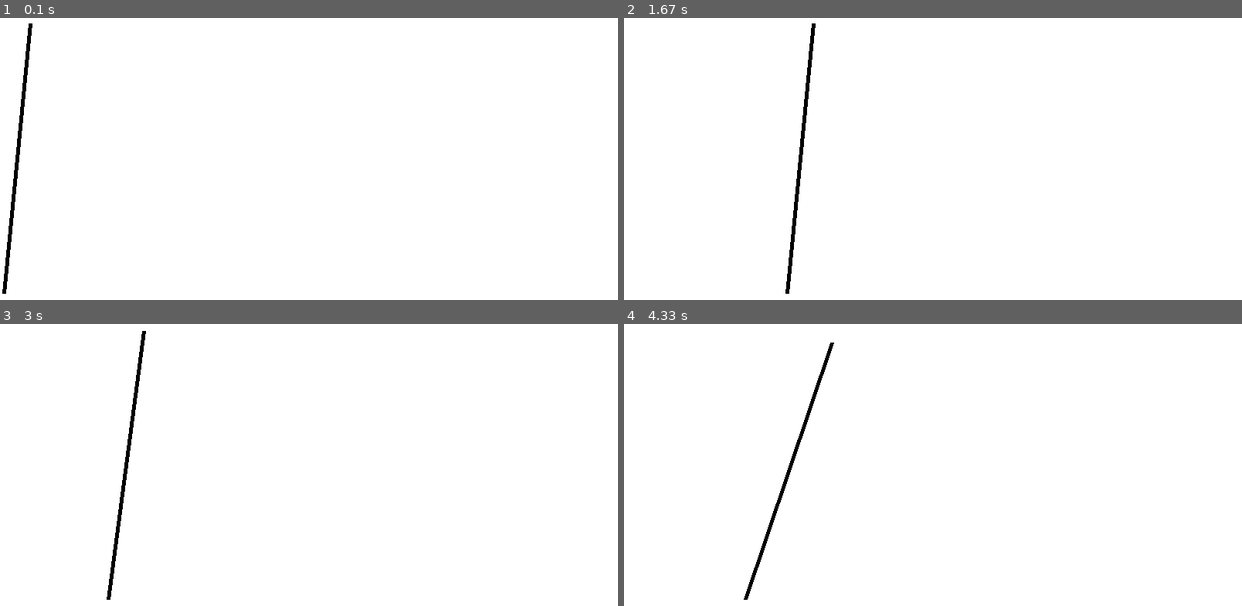
Above: before the commit, frames 1-4 (two rows, left to right).
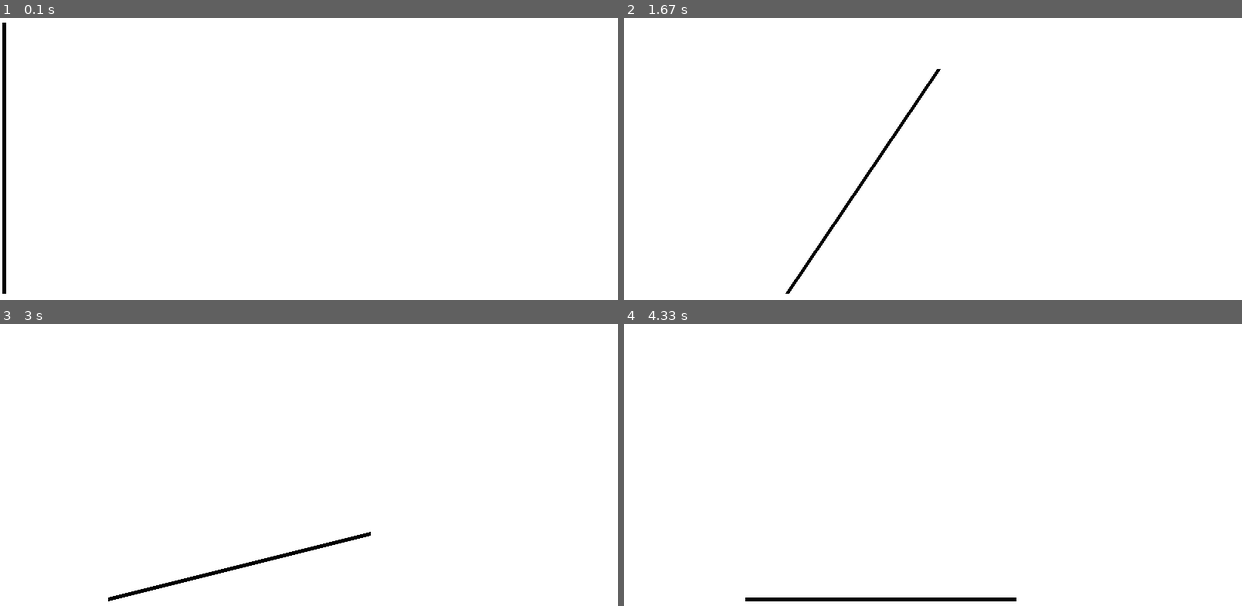
Above: after the commit, the same moments.

Repository: NanoMars/mini-pygame-collection
Game: pygame game, started from Games/Balance.py
Two runs of this game, one before a commit and one after it. Both use one fixed random seed, a clock stepped at 60 frames per second and the inputs below.
Inputs (mouse positions are in pixels of both pictures, inside the frame that each line leads up to):
- Up to frame 1 (0.1 s): no input
- Up to frame 2 (1.67 s): click (933, 119) at 0.38 s; click (994, 221) at 0.72 s; click (1161, 283) at 1.05 s; click (784, 29) at 1.38 s
- Up to frame 3 (3 s): click (309, 481) at 1.72 s; click (222, 329) at 2.05 s; click (525, 546) at 2.38 s; click (111, 470) at 2.72 s
- Up to frame 4 (4.33 s): click (753, 335) at 3.05 s; click (784, 507) at 3.38 s; click (1155, 532) at 3.72 s; click (747, 597) at 4.05 s

The runs differ from the first frame. In frame 1, 1.1% of the frame differs, in the area x 0-6%, y 1-97%; in frame 2, 1.1%; in frame 3, 1.2%, in the area x 17-60%, y 2-99%; in frame 4, 1.2%.

Commit message:
MATH DONE WOOOOOOOOO

Diff:
--- a/Games/Balance.py
+++ b/Games/Balance.py
@@ -12,33 +12,37 @@
         self.length = 350
         self.x = pygame.mouse.get_pos()[0]
         self.y = (screen_height + self.length) // 2 + 50
-        self.angle = 0.1
+        self.angle = 0
         self.last_update = 0.0
         self.last_mouse_update = pygame.mouse.get_pos()[0]
         self.acceleration = 0
         self.velocity = 0.0
-
+        self.top_x = self.x
     def update(self):
         time_passed = pygame.time.get_ticks() / 1000 - self.last_update
         self.angle = self.velocity  * time_passed + self.angle
-        self.x = pygame.mouse.get_pos()[0]
+        self.x = min(max(pygame.mouse.get_pos()[0], 0), screen_width)
         self.last_update = pygame.time.get_ticks() / 1000
-        top_x = self.x + self.length * math.cos(self.angle - math.pi / 2)
+
 
         #mouse_x = pygame.mouse.get_pos()[0] - self.last_mouse_update
         #self.last_mouse_update = mouse_x
 
-        new_angle = (math.pi / 2 - math.acos((top_x - self.x) / self.length) )
+        new_angle = (math.pi / 2 - math.acos(min(max((self.top_x - self.x) / self.length, -1), 1)) )
         print(self.angle,new_angle)
-        self.angle = new_angle
+        self.angle = new_angle * 0.5 + self.angle * 0.5
 
-        self.acceleration = (self.angle / (math.pi / 2))
+        self.acceleration = (self.angle / (math.pi / 2)) * 5
 
         self.velocity += (self.acceleration) * time_passed
-        if (pygame.time.get_ticks() / 1000) < 2:
+
+        if pygame.time.get_ticks() / 1000 < 1:
             self.velocity = 0
+            self.angle = 0
+
 
         self.angle = max(-math.pi / 2, min(self.angle, math.pi / 2))
+        self.top_x= self.x + self.length * math.cos(self.angle - math.pi / 2)
 
 
 
